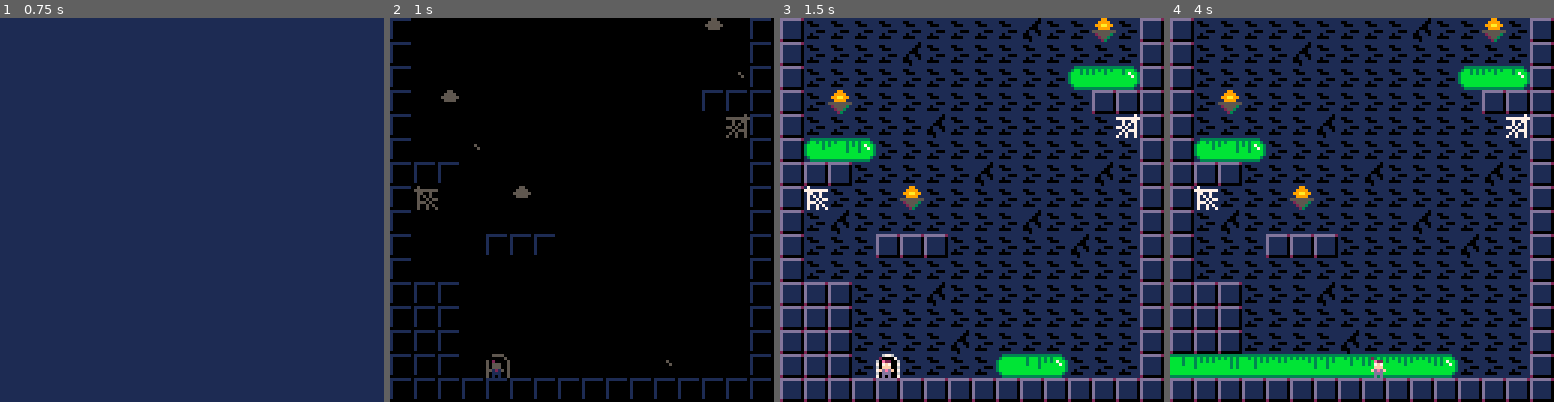
Above: before the commit, frames 1-4 (left to right).
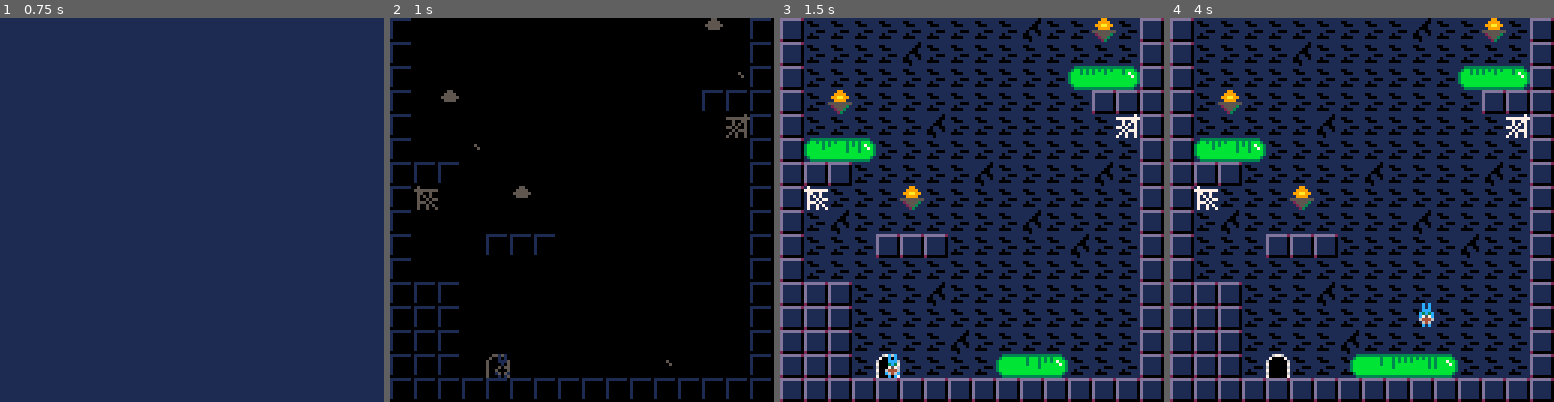
Above: after the commit, the same moments.

Repository: jondkoon/crushed
Game: PICO-8 cartridge game.p8
Two runs of this game, one before a commit and one after it. Both use one fixed random seed, a clock stepped at 60 frames per second and the inputs below.
Inputs:
- Up to frame 1 (0.75 s): tap X (X key) at 0.33 s; tap O (Z key) at 0.7 s
- Up to frame 2 (1 s): no input
- Up to frame 3 (1.5 s): tap X (X key) at 1.07 s
- Up to frame 4 (4 s): hold Right 1.6-2.1 s; tap O (Z key) every 0.4 s from 1.7 to 3.7 s; tap X (X key) at 1.85, 2.97 s; hold Right 2.47-3.03 s; hold Left 3.08-3.58 s; hold Down 3.63-3.97 s

Frame 1 is identical in both runs. In frame 2, 0.2% of the frame differs, in the area x 25-32%, y 87-94%; in frame 3, 0.2%; in frame 4, 3.4%, in the area x 0-72%, y 74-94%.

Commit message:
Create bunny player sprites.

Diff:
--- a/game.p8
+++ b/game.p8
@@ -285,18 +285,19 @@
 		player = 0,
 		x = 40,
 		y = 120,
-		width = 3,
-		height = 6,
+		width = 5,
+		height = 8,
 		dy = 0,
 		dx = 0,
 		dt = 0,
-		default_sprite = 16,
-		squating_sprite = 17,
-		jumping_sprite = 18,
-		moving_right_sprite = 19,
-		moving_left_sprite = 20,
-		jumping_right_sprite = 21,
-		jumping_left_sprite = 22,
+		default_sprite = 112,
+		squating_sprite = 116,
+		jumping_sprite = 115,
+		moving_right_sprite = 113,
+		jumping_right_sprite = 117,
+		walk_cycle = {113,114},
+		current_walk_sprite = 1,
+		counter = 1,
 		update = function(self)
 			self.squating = btn(3, self.player)
 			if (btn(0, self.player)) then
@@ -385,26 +386,45 @@
 			if (self.y + self.height < ground_y) then
 				if (self.dx > 0) then
 					self.sprite = self.jumping_right_sprite
+					self.flip_sprite = false
 				elseif (self.dx < 0) then
-					self.sprite = self.jumping_left_sprite
+					self.sprite = self.jumping_right_sprite
+					self.flip_sprite = true
 				else
 					self.sprite = self.jumping_sprite
+					self.flip_sprite = false
 				end
 			elseif (self.squating) then
 				self.sprite = self.squating_sprite
+				self.flip_sprite = false
 			elseif (self.dx > 0) then
-				self.sprite = self.moving_right_sprite
+				self.sprite = self:get_next_walk_sprite()
+				self.flip_sprite = false
 			elseif (self.dx < 0) then
-				self.sprite = self.moving_left_sprite
+				self.sprite = self:get_next_walk_sprite()
+				self.flip_sprite = true
 			else
 				self.sprite = self.default_sprite
+				self.flip_sprite = false
 			end
 		end,
 		draw = function(self)
-			spr(self.sprite, self.x - 3, self.y - 2)
+			spr(self.sprite, self.x, self.y, 1, 1, self.flip_sprite)
+		end,
+		get_next_walk_sprite = function(self)
+			self.counter += 1
+			if (self.counter % 5 == 0) then
+				self.current_walk_sprite += 1
+				if (self.current_walk_sprite > #self.walk_cycle) then
+					self.current_walk_sprite = 1
+				end
+			end
+			return self.walk_cycle[self.current_walk_sprite]
 		end
 	}
 end
+
+
 
 function make_explosion(scene, x, y)
 	cam:shake()
@@ -1020,22 +1040,22 @@
 11006666666666111100006666666611212006666666621270000007000000000000000000000000000000000000000000000000000000000000000000000000
 11077777777777111100777777777711212077777777721260000006000000000000000000000000000000000000000000000000000000000000000000000000
 11666666666666111166666666666611212666666666621270000007000000000000000000000000000000000000000000000000000000000000000000000000
-00000000000000000000000000000000000000000000000000000000000000000000000000000000000000000000000000000000000000000000000000000000
-00000000000000000000000000000000000000000000000000000000000000000000000000000000000000000000000000000000000000000000000000000000
-00000000000000000000000000000000000000000000000000000000000000000000000000000000000000000000000000000000000000000000000000000000
-00000000000000000000000000000000000000000000000000000000000000000000000000000000000000000000000000000000000000000000000000000000
-00000000000000000000000000000000000000000000000000000000000000000000000000000000000000000000000000000000000000000000000000000000
-00000000000000000000000000000000000000000000000000000000000000000000000000000000000000000000000000000000000000000000000000000000
-00000000000000000000000000000000000000000000000000000000000000000000000000000000000000000000000000000000000000000000000000000000
-00000000000000000000000000000000000000000000000000000000000000000000000000000000000000000000000000000000000000000000000000000000
-00000000000000000000000000000000000000000000000000000000000000000000000000000000000000000000000000000000000000000000000000000000
-00000000000000000000000000000000000000000000000000000000000000000000000000000000000000000000000000000000000000000000000000000000
-00000000000000000000000000000000000000000000000000000000000000000000000000000000000000000000000000000000000000000000000000000000
-00000000000000000000000000000000000000000000000000000000000000000000000000000000000000000000000000000000000000000000000000000000
-00000000000000000000000000000000000000000000000000000000000000000000000000000000000000000000000000000000000000000000000000000000
-00000000000000000000000000000000000000000000000000000000000000000000000000000000000000000000000000000000000000000000000000000000
-00000000000000000000000000000000000000000000000000000000000000000000000000000000000000000000000000000000000000000000000000000000
-00000000000000000000000000000000000000000000000000000000000000000000000000000000000000000000000000000000000000000000000000000000
+00c0c00000c0c00000c0c00000c0c0000c0c00000c0c000000000000000000000000000000000000000000000000000000000000000000000000000000000000
+00c0c00000c0c00000c0c00000c0c00000c0c00000c0c00000000000000000000000000000000000000000000000000000000000000000000000000000000000
+00cccc0000cccc0000cccc0000cccc0000cccc0000cccc0000000000000000000000000000000000000000000000000000000000000000000000000000000000
+00c7c70000c7c70000c7c70000c7c70000c7c70000c7c70000000000000000000000000000000000000000000000000000000000000000000000000000000000
+00cccc0000cccc0000cccc0000cccc0000cccc0000cccc0000000000000000000000000000000000000000000000000000000000000000000000000000000000
+064440000c444c000044400000444000004440000044400000000000000000000000000000000000000000000000000000000000000000000000000000000000
+0c466c000ca4a00000a4ac0000a4a00000a4ac000ca4a00000000000000000000000000000000000000000000000000000000000000000000000000000000000
+00c0c0000000c00000c0000000c0c00000c000000000c00000000000000000000000000000000000000000000000000000000000000000000000000000000000
+00c0c00000c0c00000c0c00000c0c000000000000c0c000000c0c000000000000000000000000000000000000000000000000000000000000000000000000000
+00c0c00000c0c00000c0c00000c0c00000c0c00000c0c00000c0c000000000000000000000000000000000000000000000000000000000000000000000000000
+00ccc00000cccc0000cccc0000ccc00000c0c00000cccc0000ccc000000000000000000000000000000000000000000000000000000000000000000000000000
+003c300000c3c30000c3c3000c3c3c0000ccc00000c3c300003c3000000000000000000000000000000000000000000000000000000000000000000000000000
+0075700000c7720000c772000c757c00003c300000c772c00c757c00000000000000000000000000000000000000000000000000000000000000000000000000
+06444600064440000644400006444600007570000644460006444600000000000000000000000000000000000000000000000000000000000000000000000000
+0c646c000c466c000c466c0000646000064446000c46600000646000000000000000000000000000000000000000000000000000000000000000000000000000
+00c0c00000c000000000c00000c0c0000c646c0000c0c00000c0c000000000000000000000000000000000000000000000000000000000000000000000000000
 33535353535353535353535353535333000000000000000000000000000000000000000000000000000000000000000000000000000000000000000000000000
 00000000000000000000000000000000000000000000000000000000000000000000000000000000000000000000000000000000000000000000000000000000
 3303a2a2a25353535353530372727233000000000000000000000000000000000000000000000000000000000000000000000000000000000000000000000000
